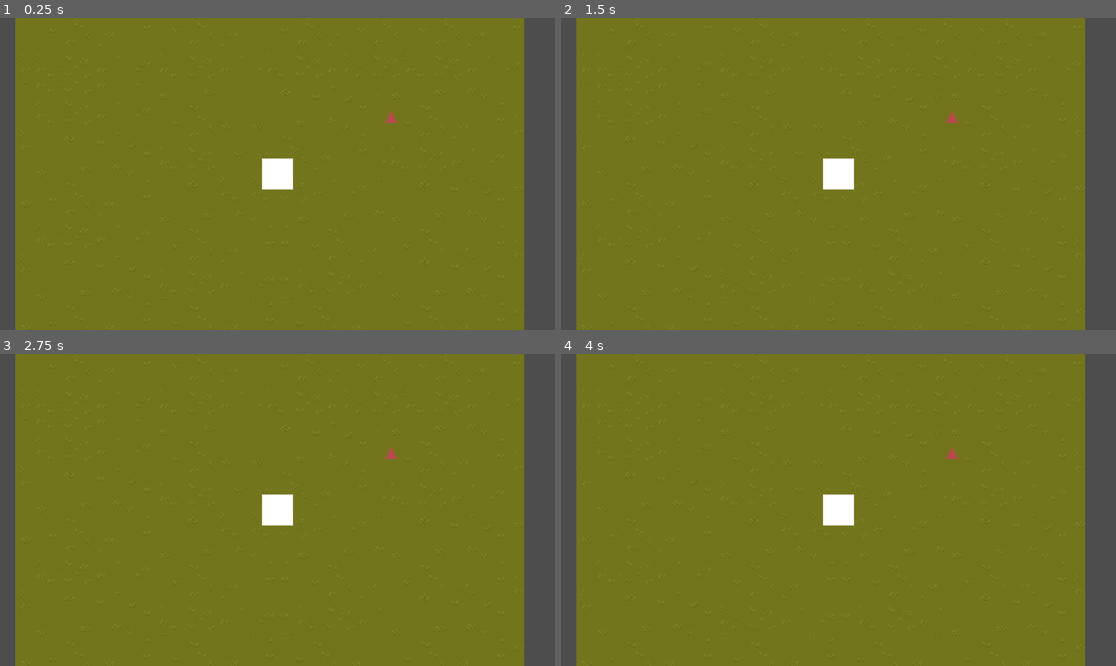
Above: before the commit, frames 1-4 (two rows, left to right).
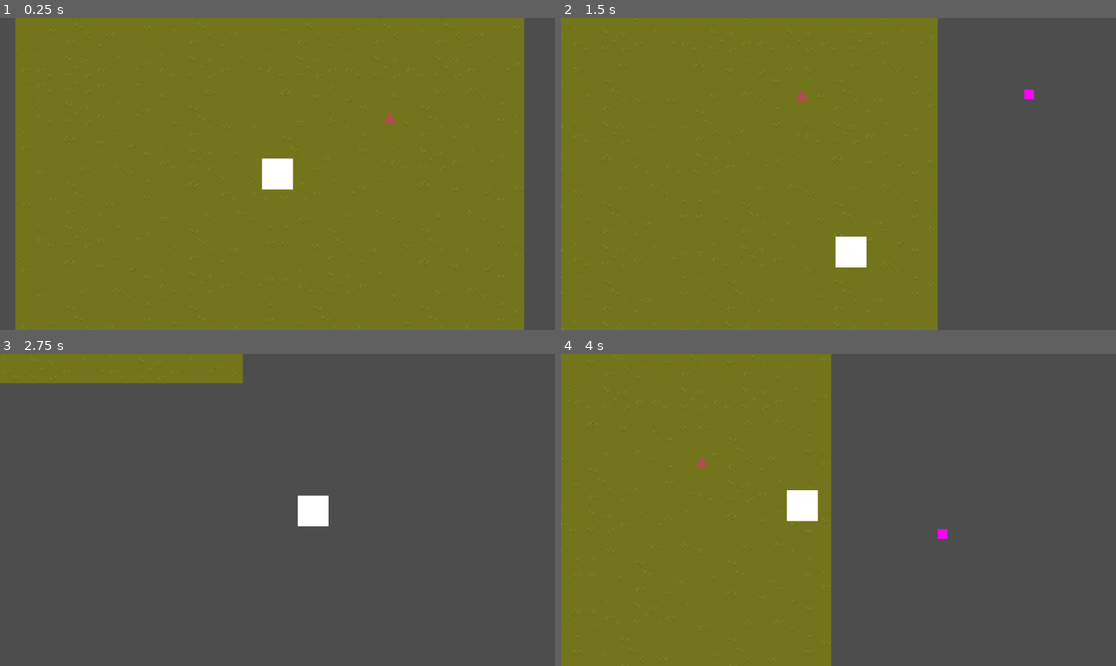
Above: after the commit, the same moments.

Repository: IronShackle/BoneNMortar
Game: Godot game, scene res://game.tscn
The game is run twice, just before and just after one commit, with the same random seed, the same clock (stepped at 60 frames per second) and the same inputs.
Inputs (mouse positions are in pixels of both pictures, inside the frame that each line leads up to):
- Up to frame 1 (0.25 s): no input
- Up to frame 2 (1.5 s): move the mouse to (960, 158) at 0.52 s; hold D (ui_right) 0.53-1.28 s; click (960, 158) at 0.6 s; move the mouse to (727, 189) at 1.27 s; hold S (ui_down) from 1.28 s (still down); tap Space (dodge) at 1.35 s
- Up to frame 3 (2.75 s): move the mouse to (333, 441) at 2.02 s; release S (ui_down) at 2.03 s; hold D (ui_right) from 2.03 s (still down); click (333, 441) at 2.1 s
- Up to frame 4 (4 s): move the mouse to (810, 572) at 2.77 s; release D (ui_right) at 2.78 s; hold W (ui_up) 2.78-3.53 s; tap Space (dodge) at 2.85 s; move the mouse to (1005, 556) at 3.52 s; hold A (ui_left) from 3.53 s (still down); click (1005, 556) at 3.6 s

The runs differ from the first frame. In frame 1, less than 0.1% of the frame differs, in the area x 69-72%, y 29-34%; in frame 2, 31%; in frame 3, 88%, in the area x 0-95%, y 0-100%; in frame 4, 49%.
Error before the commit: Parse Error: Could not parse global class "HealthComponent" from "res://Systems/Health/health_component.gd". (res://mob_base.gd:9)

Commit message:
Added hitbox/hurtbox functionality

Diff:
--- a/Basic_Enemy.tscn
+++ b/Basic_Enemy.tscn
@@ -1,13 +1,17 @@
-[gd_scene load_steps=6 format=3 uid="uid://sxtr0lvlbdeq"]
+[gd_scene load_steps=8 format=3 uid="uid://sxtr0lvlbdeq"]
 
 [ext_resource type="PackedScene" uid="uid://b52oqqpc2t3vc" path="res://MobBase.tscn" id="1_tl2ma"]
 [ext_resource type="Script" uid="uid://k8err0jv3cvy" path="res://Systems/AI/ai_controller.gd" id="2_6a81g"]
 [ext_resource type="Script" uid="uid://dnur5nxixo6tt" path="res://enemy.gd" id="2_eujlb"]
 [ext_resource type="Script" uid="uid://bbiwa645ky3t1" path="res://Systems/AI/Behaviors/chase_player_behavior.gd" id="3_eujlb"]
+[ext_resource type="Script" uid="uid://cutcl24p4stoe" path="res://Systems/Combat/hurtbox.gd" id="5_eujlb"]
 
 [sub_resource type="Resource" id="Resource_6a81g"]
 script = ExtResource("3_eujlb")
 metadata/_custom_type_script = "uid://bbiwa645ky3t1"
+
+[sub_resource type="CircleShape2D" id="CircleShape2D_iqqn0"]
+radius = 8.246211
 
 [node name="MobBase" instance=ExtResource("1_tl2ma")]
 script = ExtResource("2_eujlb")
@@ -20,3 +24,11 @@
 scale = Vector2(1.6875001, 2.0555556)
 color = Color(0.7076505, 0.30435848, 0.29918882, 1)
 polygon = PackedVector2Array(-4, 2, 0, -4, 4, 2)
+
+[node name="Hurtbox" type="Area2D" parent="." index="6"]
+script = ExtResource("5_eujlb")
+team = "enemy"
+metadata/_custom_type_script = "uid://cutcl24p4stoe"
+
+[node name="CollisionShape2D" type="CollisionShape2D" parent="Hurtbox" index="0"]
+shape = SubResource("CircleShape2D_iqqn0")
--- a/Player.tscn
+++ b/Player.tscn
@@ -1,8 +1,12 @@
-[gd_scene load_steps=4 format=3 uid="uid://coywexmd4lfyr"]
+[gd_scene load_steps=6 format=3 uid="uid://coywexmd4lfyr"]
 
 [ext_resource type="PackedScene" uid="uid://b52oqqpc2t3vc" path="res://MobBase.tscn" id="1_kpjcp"]
 [ext_resource type="Script" uid="uid://dyc75lqjjm73s" path="res://Systems/Player/player_controller.gd" id="1_xhfnw"]
 [ext_resource type="PackedScene" uid="uid://dmav42m3a0vke" path="res://shadow_flame.tscn" id="4_cxr5p"]
+[ext_resource type="Script" uid="uid://cutcl24p4stoe" path="res://Systems/Combat/hurtbox.gd" id="4_e80uo"]
+
+[sub_resource type="CircleShape2D" id="CircleShape2D_cxr5p"]
+radius = 15.0
 
 [node name="MobBase" groups=["player"] instance=ExtResource("1_kpjcp")]
 script = ExtResource("1_xhfnw")
@@ -16,3 +20,11 @@
 [node name="Camera2D" type="Camera2D" parent="." index="6"]
 zoom = Vector2(2, 2)
 position_smoothing_enabled = true
+
+[node name="Hurtbox" type="Area2D" parent="." index="7"]
+script = ExtResource("4_e80uo")
+team = "player"
+metadata/_custom_type_script = "uid://cutcl24p4stoe"
+
+[node name="CollisionShape2D" type="CollisionShape2D" parent="Hurtbox" index="0"]
+shape = SubResource("CircleShape2D_cxr5p")
--- a/Projectile_Base.tscn
+++ b/Projectile_Base.tscn
@@ -1,14 +1,19 @@
-[gd_scene load_steps=3 format=3 uid="uid://c5bx1lrrw7ofb"]
+[gd_scene load_steps=4 format=3 uid="uid://c5bx1lrrw7ofb"]
 
 [ext_resource type="Script" uid="uid://caiugvlu8ulxq" path="res://projectile.gd" id="1_if21u"]
+[ext_resource type="Script" uid="uid://sdavka6ppoe" path="res://Systems/Combat/hitbox.gd" id="2_ey5qg"]
 
 [sub_resource type="PlaceholderTexture2D" id="PlaceholderTexture2D_8to4u"]
 
-[node name="ProjectileBase" type="Area2D"]
+[node name="ProjectileBase" type="Node2D"]
 script = ExtResource("1_if21u")
-
-[node name="CollisionShape2D" type="CollisionShape2D" parent="."]
 
 [node name="Sprite2D" type="Sprite2D" parent="."]
 scale = Vector2(10, 10)
 texture = SubResource("PlaceholderTexture2D_8to4u")
+
+[node name="Hitbox" type="Area2D" parent="."]
+script = ExtResource("2_ey5qg")
+metadata/_custom_type_script = "uid://sdavka6ppoe"
+
+[node name="CollisionShape2D" type="CollisionShape2D" parent="Hitbox"]
--- /dev/null
+++ b/Systems/Combat/hitbox.gd
@@ -0,0 +1,125 @@
+# Systems/Combat/hitbox.gd
+class_name Hitbox
+extends Area2D
+
+## Carries damage data and collision shape. Hurtbox detects entry and handles response.
+
+@export var team: String = "neutral"
+@export var damage: float = 10.0
+@export var damage_type: String = "physical"
+@export var hit_once: bool = true  # Should this hitbox only damage each entity once?
+
+@export_group("Shape Properties")
+@export var base_radius: float = 16.0
+@export var base_size: Vector2 = Vector2(32, 32)
+
+var size_multiplier: float = 1.0
+var entities_hit: Array[Node] = []  # Track what we've hit (for hit_once logic)
+
+var collision_shape: CollisionShape2D
+
+
+func _ready() -> void:
+	collision_shape = $CollisionShape2D
+	_update_shape_size()
+
+
+func can_hit(entity: Node) -> bool:
+	if not hit_once:
+		return true
+	return entity not in entities_hit
+
+
+func register_hit(entity: Node) -> void:
+	if hit_once and entity not in entities_hit:
+		entities_hit.append(entity)
+
+
+func _get_collision_shape() -> CollisionShape2D:
+	if collision_shape == null:
+		collision_shape = get_node_or_null("CollisionShape2D")
+	return collision_shape
+
+
+func set_circle_shape(radius: float = -1.0) -> void:
+	if radius > 0:
+		base_radius = radius
+
+	var col_shape = _get_collision_shape()
+	if col_shape == null:
+		push_error("Hitbox is missing CollisionShape2D child!")
+		return
+
+	var shape = CircleShape2D.new()
+	col_shape.shape = shape
+	_update_shape_size()
+
+
+func set_rectangle_shape(size: Vector2 = Vector2.ZERO) -> void:
+	if size != Vector2.ZERO:
+		base_size = size
+
+	var col_shape = _get_collision_shape()
+	if col_shape == null:
+		push_error("Hitbox is missing CollisionShape2D child!")
+		return
+
+	var shape = RectangleShape2D.new()
+	col_shape.shape = shape
+	_update_shape_size()
+
+
+func set_capsule_shape(radius: float = -1.0, height: float = -1.0) -> void:
+	if radius > 0:
+		base_radius = radius
+	if height > 0:
+		base_size.y = height
+
+	var col_shape = _get_collision_shape()
+	if col_shape == null:
+		push_error("Hitbox is missing CollisionShape2D child!")
+		return
+
+	var shape = CapsuleShape2D.new()
+	col_shape.shape = shape
+	_update_shape_size()
+
+
+func set_size_multiplier(multiplier: float) -> void:
+	size_multiplier = multiplier
+	_update_shape_size()
+
+
+func add_size_multiplier(additional: float) -> void:
+	size_multiplier += additional
+	_update_shape_size()
+
+
+func _update_shape_size() -> void:
+	var col_shape = _get_collision_shape()
+	if col_shape == null or col_shape.shape == null:
+		return
+
+	var shape = col_shape.shape
+
+	if shape is CircleShape2D:
+		shape.radius = base_radius * size_multiplier
+	elif shape is RectangleShape2D:
+		shape.size = base_size * size_multiplier
+	elif shape is CapsuleShape2D:
+		shape.radius = base_radius * size_multiplier
+		shape.height = base_size.y * size_multiplier
+
+
+func get_effective_radius() -> float:
+	var col_shape = _get_collision_shape()
+	if col_shape == null or col_shape.shape == null:
+		return 0.0
+
+	if col_shape.shape is CircleShape2D:
+		return base_radius * size_multiplier
+	return (base_size.x + base_size.y) / 4.0 * size_multiplier
+
+
+func get_effective_size() -> Vector2:
+	return base_size * size_multiplier
--- /dev/null
+++ b/Systems/Combat/hurtbox.gd
@@ -0,0 +1,27 @@
+# Systems/Combat/hurtbox.gd
+class_name Hurtbox
+extends Area2D
+
+## Detects when hitboxes enter and emits signal for owner to handle
+
+signal hit_by_hitbox(hitbox: Hitbox)
+
+@export var team: String = "neutral"
+
+
+func _ready() -> void:
+	area_entered.connect(_on_area_entered)
+
+
+func _on_area_entered(area: Area2D) -> void:
+	if not area is Hitbox:
+		return
+
+	var hitbox = area as Hitbox
+
+	# Don't get hit by same team attacks
+	if hitbox.team == team:
+		return
+
+	# Let the owner decide what to do with this hit
+	hit_by_hitbox.emit(hitbox)
--- a/Systems/Health/health_component.gd
+++ b/Systems/Health/health_component.gd
@@ -67,12 +67,12 @@
 
 
 func apply_dot(damage_per_tick: float, duration: float, source: Node = null, dot_type: String = "generic") -> void:
-    var dot = DotEffect.new()
-    dot.damage_per_tick = damage_per_tick
-    dot.remaining_duration = duration
-    dot.source = source
-    dot.type = dot_type
-    active_dots.append(dot)
+	var dot = DotEffect.new()
+	dot.damage_per_tick = damage_per_tick
+	dot.remaining_duration = duration
+	dot.source = source
+	dot.type = dot_type
+	active_dots.append(dot)
 
 
 func clear_dots_from_source(source: Node) -> void:
--- a/Systems/Health/health_component_test.gd
+++ /dev/null
@@ -1,74 +0,0 @@
-extends Node
-## Simple test script demonstrating HealthComponent usage
-## Attach this to any Node in a test scene with a MobBase child to test
-
-@export var mob_to_test: MobBase
-
-func _ready() -> void:
-	if not mob_to_test:
-		print("No mob assigned to test!")
-		return
-
-	var health = mob_to_test.get_health_component()
-	if not health:
-		print("Mob has no HealthComponent!")
-		return
-
-	# Connect to signals to observe behavior
-	health.health_changed.connect(_on_health_changed)
-	health.life_lost.connect(_on_life_lost)
-	health.life_gained.connect(_on_life_gained)
-	health.died.connect(_on_died)
-
-	print("\n=== HealthComponent Test Starting ===")
-	print("Initial health: ", health.current_health, "/", health.max_health)
-	print("Health percent: ", health.get_health_percent() * 100, "%")
-	print("Is alive: ", health.is_alive())
-
-	# Test 1: Basic damage
-	print("\n--- Test 1: Basic Damage ---")
-	health.lose_life(25.0)
-
-	# Test 2: Healing
-	print("\n--- Test 2: Healing ---")
-	health.gain_life(10.0)
-
-	# Test 3: Apply DoT
-	print("\n--- Test 3: Damage Over Time ---")
-	print("Applying DoT: 5 damage per tick for 6 seconds")
-	health.apply_dot(5.0, 6.0, self)
-
-	# Test 4: Multiple DoTs stack
-	await get_tree().create_timer(2.0).timeout
-	print("\n--- Test 4: Stacking DoT ---")
-	print("Adding second DoT: 3 damage per tick for 4 seconds")
-	health.apply_dot(3.0, 4.0, null)
-
-	# Test 5: Clear DoTs from source
-	await get_tree().create_timer(3.0).timeout
-	print("\n--- Test 5: Clear DoT from specific source ---")
-	health.clear_dots_from_source(self)
-
-	# Test 6: Fatal damage
-	await get_tree().create_timer(2.0).timeout
-	print("\n--- Test 6: Fatal Damage ---")
-	health.lose_life(1000.0)  # Overkill
-
-	print("\n=== Test Complete ===")
-
-
-func _on_health_changed(old_value: float, new_value: float) -> void:
-	print("  [SIGNAL] health_changed: ", old_value, " -> ", new_value)
-
-
-func _on_life_lost(amount: float, source: Node) -> void:
-	var source_name = source.name if source else "unknown"
-	print("  [SIGNAL] life_lost: ", amount, " from ", source_name)
-
-
-func _on_life_gained(amount: float) -> void:
-	print("  [SIGNAL] life_gained: ", amount)
-
-
-func _on_died() -> void:
-	print("  [SIGNAL] died! Entity is no more.")
--- a/mob_base.gd
+++ b/mob_base.gd
@@ -7,6 +7,8 @@
 @onready var movement_machine: StateMachine = $MovementMachine
 @onready var action_machine: StateMachine = $ActionMachine
 @onready var health_component: HealthComponent = $HealthComponent
+@onready var hurtbox: Hurtbox = $Hurtbox
+
 
 
 func _ready() -> void:
@@ -42,10 +44,26 @@
 
 
 func _setup_mob_specific() -> void:
+	# Connect to hurtbox
+	if hurtbox:
+		hurtbox.hit_by_hitbox.connect(_on_hit_by_hitbox)
+
 	# Connect health component signals
 	if health_component:
 		health_component.died.connect(_on_death)
 
+## Virtual - handle being hit
+func _on_hit_by_hitbox(hitbox: Hitbox) -> void:
+	# Check if hitbox can hit us
+	if not hitbox.can_hit(self):
+		return
+
+	# Apply damage
+	if health_component:
+		health_component.lose_life(hitbox.damage, hitbox.get_parent())
+
+	# Register that this hitbox hit us
+	hitbox.register_hit(self)
 
 # Public API
 func get_movement_component() -> MovementComponent:
--- a/projectile.gd
+++ b/projectile.gd
@@ -1,9 +1,7 @@
-# projectiles/projectile.gd
-extends Area2D
+extends Node2D
 class_name Projectile
 
 ## Generic projectile that can be configured by spells
-
 
 # Properties that spells can set
 var speed: float = 300.0
@@ -14,10 +12,6 @@
 # Internal tracking
 var time_alive: float = 0.0
 
-
-func _ready() -> void:
-	# Start moving in the set direction
-	pass
 
 
 func _physics_process(delta: float) -> void:
@@ -30,26 +24,17 @@
 		queue_free()  # Despawn after lifetime
 
 
-#Methods to set collision shape
 func set_collision_radius(radius: float) -> void:
 	var shape = CircleShape2D.new()
 	shape.radius = radius
-	$CollisionShape2D.shape = shape
+
+	if has_node("Hitbox/CollisionShape2D"):
+		$Hitbox/CollisionShape2D.shape = shape
 
 
-func set_collision_rect(size: Vector2) -> void:
-	var shape = RectangleShape2D.new()
-	shape.size = size
-	$CollisionShape2D.shape = shape
+func _on_hit_hurtbox(hurtbox: Hurtbox) -> void:
+	# Deal damage to whatever has the hurtbox
+	hurtbox.damage(damage)
 
-
-func set_collision_capsule(radius: float, height: float) -> void:
-	var shape = CapsuleShape2D.new()
-	shape.radius = radius
-	shape.height = height
-	$CollisionShape2D.shape = shape
-
-#Method to set sprite/animation
-func set_animation(sprite_frames: SpriteFrames, animation_name: String = "default") -> void:
-	$AnimatedSprite2D.sprite_frames = sprite_frames
-	$AnimatedSprite2D.play(animation_name)
+	# Destroy projectile on hit
+	queue_free()
--- a/shadow_flame.gd
+++ b/shadow_flame.gd
@@ -5,6 +5,11 @@
 
 
 @export var projectile_scene: PackedScene
+@export var projectile_damage: float = 25.0
+@export var projectile_speed: float = 400.0
+@export var projectile_lifetime: float = 3.0
+@export var projectile_radius: float = 8.0
+
 
 
 func _init() -> void:
@@ -32,15 +37,34 @@
 	# Create projectile instance
 	var projectile = projectile_scene.instantiate()
 
-	# Configure projectile
-	projectile.speed = 400.0
-	projectile.lifetime = 3.0
-	projectile.damage = 25.0
+	# Configure projectile movement
+	projectile.speed = projectile_speed
+	projectile.lifetime = projectile_lifetime
 	projectile.direction = aim_direction
 	projectile.global_position = spawn_pos
-	projectile.set_collision_radius(8.0)
+
+	# Get hitbox
+	var hitbox = projectile.get_node("Hitbox") as Area2D
+
+	if hitbox == null:
+		push_error("Projectile is missing Hitbox child node!")
+		projectile.queue_free()
+		return
+
+	# Configure hitbox data
+	hitbox.team = "player"
+	hitbox.damage = projectile_damage
+	hitbox.hit_once = true
+	hitbox.set_circle_shape(projectile_radius)
+
+
 
 	# Spawn it into the world
 	caster.get_tree().current_scene.add_child(projectile)
 
 	print("Shadow Flame projectile spawned!")
+
+
+func _on_hitbox_registered_hit(_entity: Node, projectile: Node) -> void:
+	# Destroy projectile when it hits something
+	projectile.queue_free()
--- a/shadow_flame.tscn
+++ b/shadow_flame.tscn
@@ -3,9 +3,8 @@
 [ext_resource type="Script" uid="uid://d0x17wyjf67wd" path="res://shadow_flame.gd" id="1_rqhsx"]
 [ext_resource type="PackedScene" uid="uid://c5bx1lrrw7ofb" path="res://Projectile_Base.tscn" id="2_sy83g"]
 
-[node name="Shadow Flame" type="Node"]
+[node name="Shadow Flame" type="Node2D"]
 script = ExtResource("1_rqhsx")
 projectile_scene = ExtResource("2_sy83g")
 spell_name = "Shadow Bolt"
 movement_modifier = 0.7
-metadata/_custom_type_script = "uid://dhnv65d0xoc5a"
Renamed: Systems/Spells/Bone Splinters/bone_splinters.gd -> Systems/Combat/Spells/Bone Splinters/bone_splinters.gd
Renamed: Systems/Spells/Bone Splinters/bone_splinters.gd.uid -> Systems/Combat/Spells/Bone Splinters/bone_splinters.gd.uid
Renamed: Systems/Spells/spell_base.gd -> Systems/Combat/Spells/spell_base.gd
Renamed: Systems/Spells/spell_base.gd.uid -> Systems/Combat/Spells/spell_base.gd.uid
Renamed: Systems/Spells/spell_manager.gd -> Systems/Combat/Spells/spell_manager.gd
Renamed: Systems/Spells/spell_manager.gd.uid -> Systems/Combat/Spells/spell_manager.gd.uid
Not shown, added: Systems/Combat/hitbox.gd.uid
Not shown, added: Systems/Combat/hurtbox.gd.uid
Not shown, removed: Systems/Health/health_component_test.gd.uid
